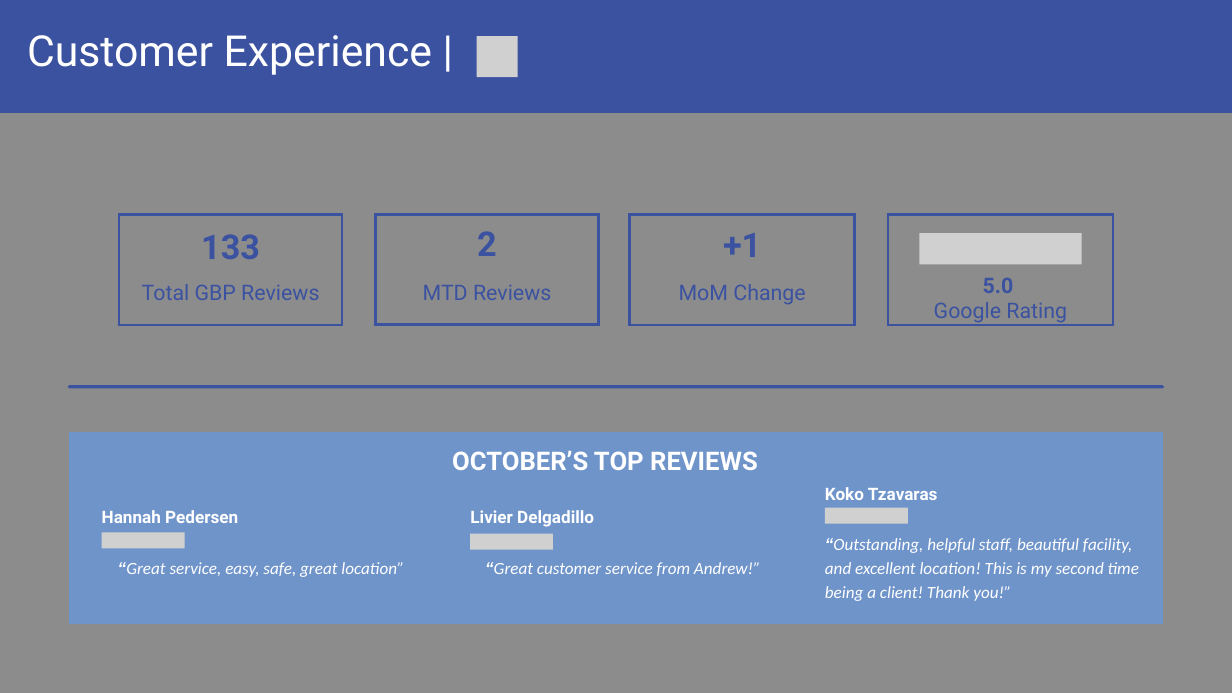
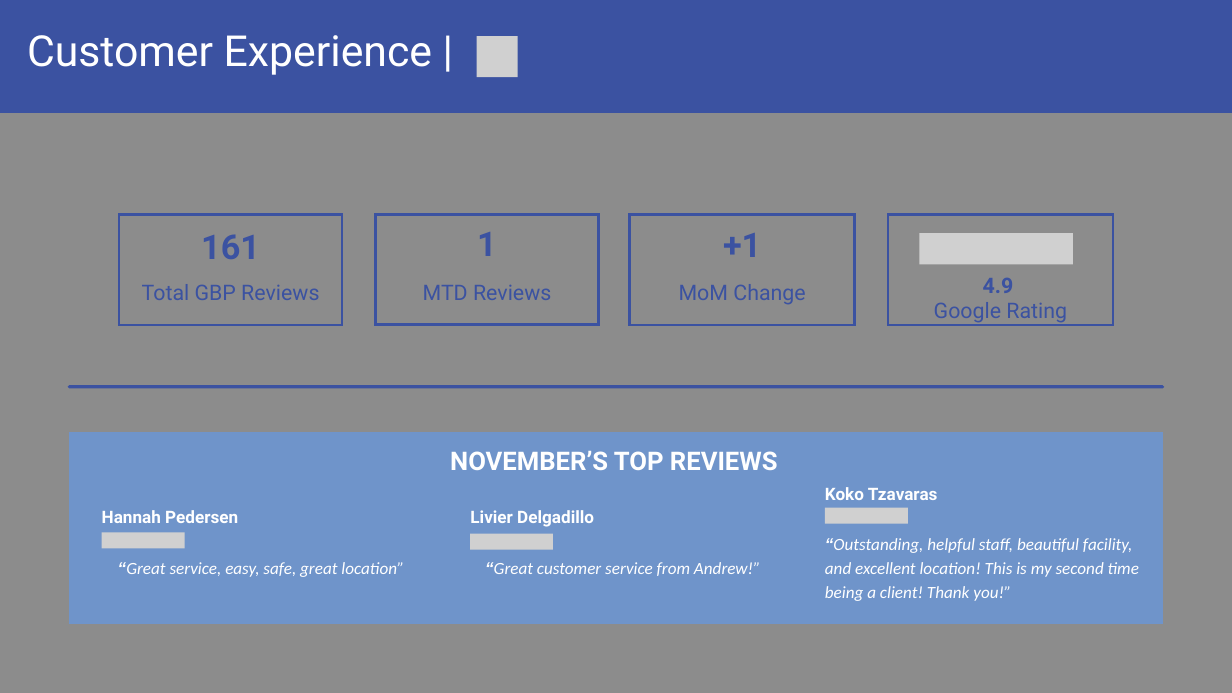
Before and after one commit to alexandermburke/ProformaBuilder, a slide deck: slide 12 of storeinsight/public/OWNERTEMPLATE.pptx. Drawn at 1232x693 pixels with LibreOffice and Linux fonts; fonts in the diff are those of the drawing; grey boxes stand for pictures; background and template pictures are left out; a plain dark background stands for a picture behind light text. Boxes give left, top, right and bottom in pixels: in the first picture for what was removed or moved away, otherwise in the second. Text is boxed around its words. In the diff, an @@ line names an element or a change of style, - is before the commit and + after.

```diff
--- a/storeinsight/public/OWNERTEMPLATE.pptx
+++ b/storeinsight/public/OWNERTEMPLATE.pptx
@@ text at box(201, 234, 260, 259): text changed @@
-133
+161
@@ text at box(477, 232, 497, 256): text changed @@
-2
+1
@@ picture: place and size @@
-picture at box(919, 233, 1082, 264)
+picture at box(919, 233, 1072, 264)
@@ text at box(983, 278, 1014, 293): text changed @@
-5.0
+4.9
@@ text at box(450, 451, 778, 470): text changed @@
-OCTOBER’S TOP REVIEWS
+NOVEMBER’S TOP REVIEWS
```
Also in this commit, not shown: 5 other slides changed, 4 other files.
